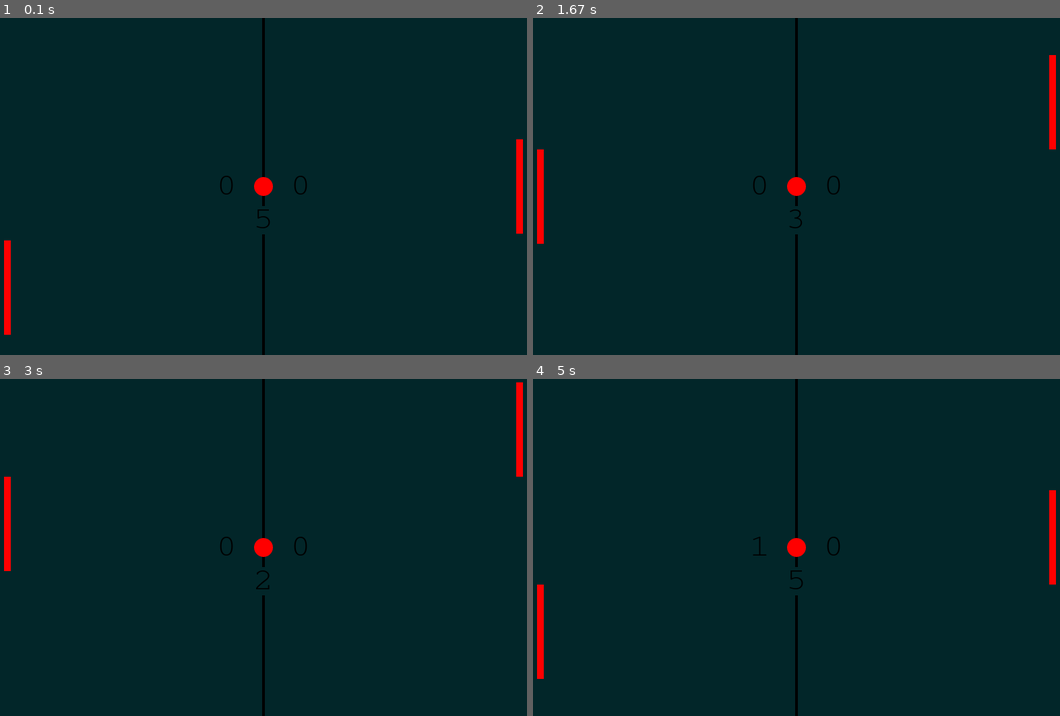
Above: before the commit, frames 1-4 (two rows, left to right).
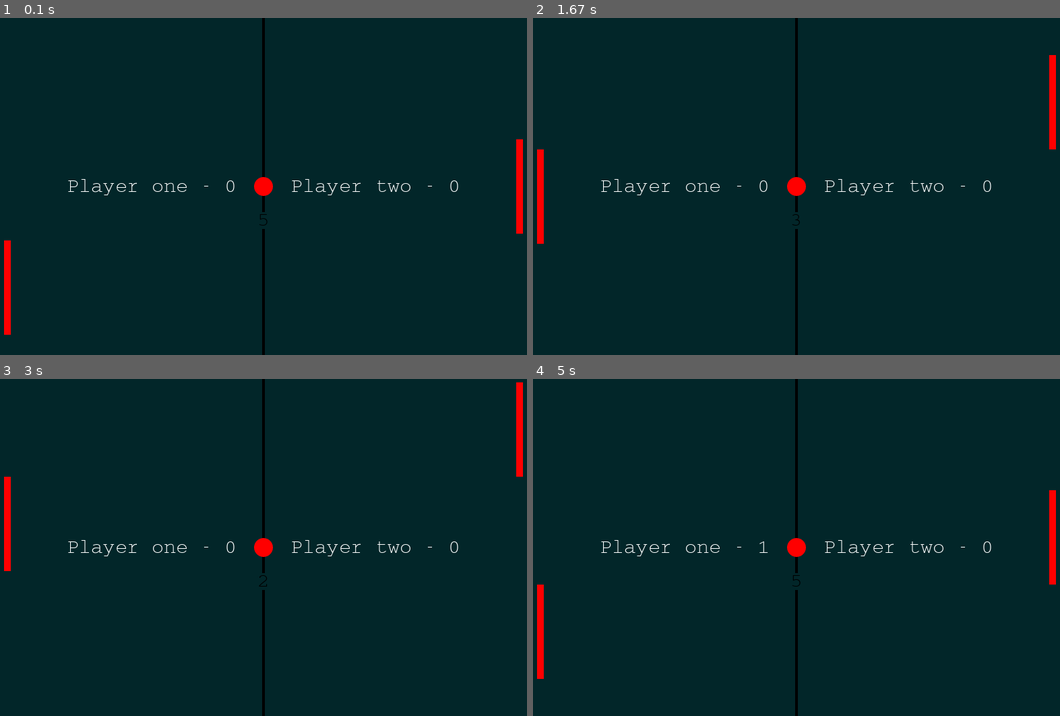
Above: after the commit, the same moments.

Repository: eru123/pygame-pong
Game: pygame game, started from main.py
Same seed, same stepped clock (60 frames per second), same inputs: the game is played once before the commit and once after it.
Inputs:
- Up to frame 1 (0.1 s): no input
- Up to frame 2 (1.67 s): hold Up 0.33-0.8 s; hold Down 0.83-1.13 s; hold S 0.83-1.13 s; hold Up 1.17-1.53 s; hold W 1.17-1.53 s; hold Down from 1.57 s (still down); hold S from 1.57 s (still down)
- Up to frame 3 (3 s): release Down at 1.93 s; release S at 1.93 s; hold Up 1.97-2.27 s; hold W 1.97-2.27 s; hold Down 2.3-2.6 s; hold S 2.3-2.6 s; hold Up from 2.63 s (still down); hold W from 2.63 s (still down)
- Up to frame 4 (5 s): release Up at 3 s; release W at 3 s; hold Down 3.03-3.4 s; hold S 3.03-3.4 s; hold Up 3.43-3.73 s; hold W 3.43-3.73 s; hold Down 3.77-4.07 s; hold S 3.77-4.07 s; hold Up 4.1-4.47 s; hold W 4.1-4.47 s; hold Down 4.5-4.87 s; hold S 4.5-4.87 s; hold Up from 4.9 s (still down); hold W from 4.9 s (still down)

The runs differ from the first frame. In frame 1, 0.5% of the frame differs, in the area x 12-87%, y 46-65%; in frame 2, 0.5%; in frame 3, 0.5%; in frame 4, 0.5%.

Commit message:
added: settings for music on/off and player name

Diff:
--- a/pong.py
+++ b/pong.py
@@ -45,6 +45,7 @@
         self.collision_sound = pong.snd_collision
         self.score_sound = pong.snd_score
         self.first_run = True
+        self.music = pong.music
 
     def update(self):
         if self.active:
@@ -56,11 +57,15 @@
 
     def collisions(self):
         if self.rect.top <= 0 or self.rect.bottom >= self.scr_height:
-            pg.mixer.Sound.play(self.collision_sound)
+            if(self.music == True):
+                pg.mixer.Sound.play(self.collision_sound)
+
             self.speed_y *= -1
 
         if pg.sprite.spritecollide(self, self.paddles, False):
-            pg.mixer.Sound.play(self.collision_sound)
+            if(self.music == True):
+                pg.mixer.Sound.play(self.collision_sound)
+
             collision_paddle = pg.sprite.spritecollide(
                 self, self.paddles, False)[0].rect
             if abs(self.rect.right - collision_paddle.left) < 10 and self.speed_x > 0:
@@ -121,6 +126,8 @@
         self.scr_width = pong.width
         self.scr_height = pong.height
         self.font = pong.fnt1
+        self.player1_name = pong.player1_name
+        self.player2_name = pong.player2_name
 
     def run_game(self):
         self.paddle_group.draw(self.screen)
@@ -133,23 +140,23 @@
 
     def reset_ball(self):
         if self.ball_group.sprite.rect.right >= self.scr_width:
-            self.p2_score += 1
-            self.direction = 1
-            self.ball_group.sprite.reset_ball()
-        if self.ball_group.sprite.rect.left <= 0:
             self.direction = -1
             self.p1_score += 1
             self.ball_group.sprite.reset_ball()
+        if self.ball_group.sprite.rect.left <= 0:
+            self.direction = 1
+            self.p2_score += 1
+            self.ball_group.sprite.reset_ball()
 
     def draw_score(self):
+        p2_score = self.font.render(
+            self.player2_name + " - " + str(self.p2_score), True, COLOR['white'])
         p1_score = self.font.render(
-            str(self.p1_score), True, COLOR['black'])
-        p2_score = self.font.render(
-            str(self.p2_score), True,  COLOR['black'])
-
+            self.player1_name + " - " + str(self.p1_score), True,  COLOR['white'])
+
+        p2_score_rect = p2_score.get_rect(
+            midleft=(self.scr_width / 2 + 40, self.scr_height / 2))
         p1_score_rect = p1_score.get_rect(
-            midleft=(self.scr_width / 2 + 40, self.scr_height / 2))
-        p2_score_rect = p2_score.get_rect(
             midright=(self.scr_width / 2 - 40, self.scr_height / 2))
 
         self.screen.blit(p1_score, p1_score_rect)
@@ -169,13 +176,17 @@
         self.player_speed = WIN['player_speed']
         self.fntcourier = FONT['courier']
         self.ball_speed = WIN['ball_speed']
+        self.score_limit = WIN['score_limit']
+        self.music = WIN['music']
+        self.player1_name = WIN['player1_name']
+        self.player2_name = WIN['player2_name']
 
     def run(self):
         self.ball_speed = self.ball_speed, self.ball_speed
 
         pg.init()
 
-        self.fnt1 = pg.font.Font(self.fntcourier, 50)
+        self.fnt1 = pg.font.Font(self.fntcourier, 30)
         self.screen = pg.display.set_mode(self.size)
         self.screen.fill(self.bgcolor)
         logo = pg.image.load(self.icon)
--- a/settings.py
+++ b/settings.py
@@ -1,3 +1,5 @@
+# DEFAULT SETTINGS
+
 FONT = {
     "courier": 'assets/Courier.ttf',
     "elfboy": 'assets/elf-boy.ttf'
@@ -34,5 +36,8 @@
     "icon": IMG["logo"],
     "player_speed": 5,
     "ball_speed": 4,
-    "score_limit": 5
+    "score_limit": 1,
+    "music": True,
+    "player1_name": "Player one",
+    "player2_name": "Player two"
 }
